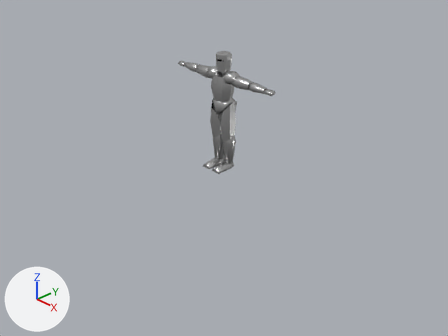
The Blender file assets/blends/knight.blend as it was, and as the next commit left it.
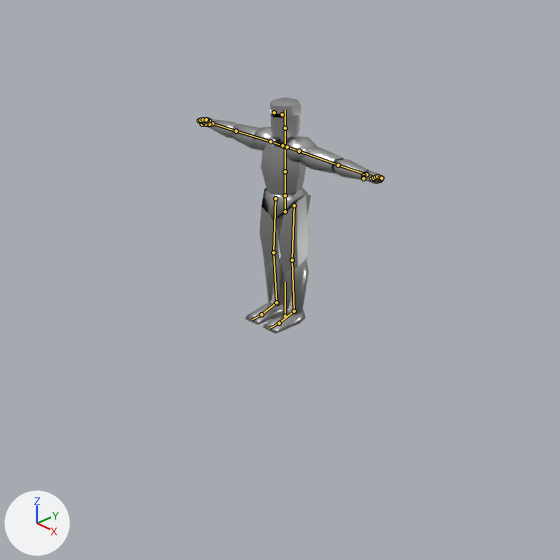
There are two pictures of each version: one from the file's camera 'Camera', one close up on the part from 17% to 82% of the width and 0% to 87% of the height. Every picture has the same lights, and +X, +Y and +Z are marked at lower left. The bones that bend it are drawn over the model as lines in the close-ups.
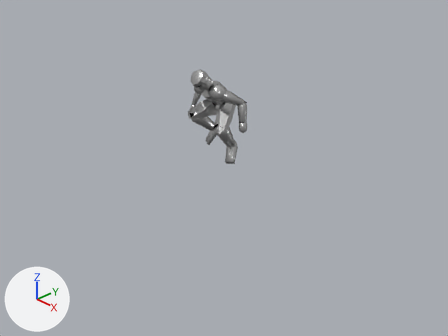
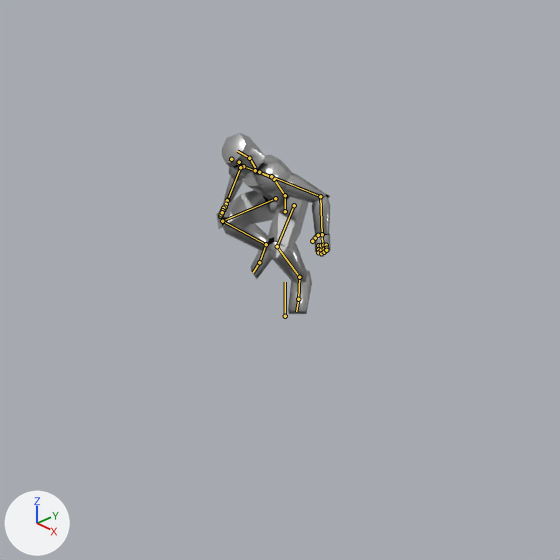
The newer file adds an action. The first version stands in its rest pose; the second is drawn at frame 1 of the action 'Falling-loop'.

Edits to the bpy script that builds the scene:
```text
Change bone_spine:
    where bone_spine = bpy.data.objects['Armature'].pose.bones['spine']  # child of 'hips'
    bone_spine.rotation_quaternion: (1.0, 0.0, 0.0, 0.0) -> (0.956, 0.0, 0.0, -0.293)  # degrees (0, 0, 0) -> degrees (0, 0, -34)
Change bone_chest:
    where bone_chest = bpy.data.objects['Armature'].pose.bones['chest']  # child of 'spine'
    bone_chest.rotation_quaternion: (1.0, 0.0, 0.0, 0.0) -> (0.976, 0.0, 0.0, -0.219)  # degrees (0, 0, 0) -> degrees (0, 0, -25)
Change bone_neck:
    where bone_neck = bpy.data.objects['Armature'].pose.bones['neck']  # child of 'chest'
    bone_neck.rotation_quaternion: (1.0, 0.0, 0.0, 0.0) -> (0.97, 0.0, 0.0, 0.245)  # degrees (0, 0, 0) -> degrees (0, 0, 28)
Change bone_head:
    where bone_head = bpy.data.objects['Armature'].pose.bones['head']  # child of 'neck'
    bone_head.rotation_quaternion: (1.0, 0.0, 0.0, 0.0) -> (0.977, 0.0, 0.0, -0.215)  # degrees (0, 0, 0) -> degrees (0, 0, -25)
Change bone_upper_arm_l:
    where bone_upper_arm_l = bpy.data.objects['Armature'].pose.bones['upper_arm.L']  # child of 'shoulder.L'
    bone_upper_arm_l.rotation_quaternion: (1.0, 0.0, 0.0, 0.0) -> (0.886, -0.463, 0.0, 0.0)  # degrees (0, 0, 0) -> degrees (-55, 0, 0)
Change bone_lower_arm_l:
    where bone_lower_arm_l = bpy.data.objects['Armature'].pose.bones['lower_arm.L']  # child of 'upper_arm.L'
    bone_lower_arm_l.rotation_quaternion: (1.0, 0.0, 0.0, 0.0) -> (0.841, 0.0, 0.0, -0.54)  # degrees (0, 0, 0) -> degrees (0, 0, -65)
Change bone_upper_arm_r:
    where bone_upper_arm_r = bpy.data.objects['Armature'].pose.bones['upper_arm.R']  # child of 'shoulder.R'
    bone_upper_arm_r.rotation_quaternion: (1.0, 0.0, 0.0, 0.0) -> (0.937, -0.35, 0.0, 0.0)  # degrees (0, 0, 0) -> degrees (-41, 0, 0)
Change bone_lower_arm_r:
    where bone_lower_arm_r = bpy.data.objects['Armature'].pose.bones['lower_arm.R']  # child of 'upper_arm.R'
    bone_lower_arm_r.rotation_quaternion: (1.0, 0.0, 0.0, 0.0) -> (0.78, 0.0, 0.0, 0.626)  # degrees (0, 0, 0) -> degrees (0, 0, 77)
Change bone_upper_leg_l:
    where bone_upper_leg_l = bpy.data.objects['Armature'].pose.bones['upper_leg.L']  # child of 'hips'
    bone_upper_leg_l.rotation_quaternion: (1.0, 0.0, 0.0, 0.0) -> (0.839, 0.193, -0.114, -0.496)  # degrees (0, 0, 0) -> degrees (26, 0, -61)
Change bone_lower_leg_l:
    where bone_lower_leg_l = bpy.data.objects['Armature'].pose.bones['lower_leg.L']  # child of 'upper_leg.L'
    bone_lower_leg_l.rotation_quaternion: (1.0, 0.0, 0.0, 0.0) -> (0.658, 0.0, 0.0, 0.753)  # degrees (0, 0, 0) -> degrees (0, 0, 98)
Change bone_foot_l:
    where bone_foot_l = bpy.data.objects['Armature'].pose.bones['foot.L']  # child of 'lower_leg.L'
    bone_foot_l.rotation_quaternion: (1.0, 0.0, 0.0, 0.0) -> (0.998, 0.0, 0.0, 0.07)  # degrees (0, 0, 0) -> degrees (0, 0, 8)
Change bone_upper_leg_r:
    where bone_upper_leg_r = bpy.data.objects['Armature'].pose.bones['upper_leg.R']  # child of 'hips'
    bone_upper_leg_r.rotation_quaternion: (1.0, 0.0, 0.0, 0.0) -> (0.816, 0.202, 0.13, 0.525)  # degrees (0, 0, 0) -> degrees (28, 0, 66)
Change bone_lower_leg_r:
    where bone_lower_leg_r = bpy.data.objects['Armature'].pose.bones['lower_leg.R']  # child of 'upper_leg.R'
    bone_lower_leg_r.rotation_quaternion: (1.0, 0.0, 0.0, 0.0) -> (0.514, 0.0, 0.0, -0.858)  # degrees (0, 0, 0) -> degrees (0, 0, -118)
Change bone_foot_r:
    where bone_foot_r = bpy.data.objects['Armature'].pose.bones['foot.R']  # child of 'lower_leg.R'
    bone_foot_r.rotation_quaternion: (1.0, 0.0, 0.0, 0.0) -> (0.999, 0.0, 0.0, -0.047)  # degrees (0, 0, 0) -> degrees (0, 0, -5)
```

Boxes (x1, y1, x2, y2) around the edits, measured in the close-ups (560 x 560 px):
'Cylinder.006', posed (79% wider, 20% shorter): before (260, 188, 311, 273); after (217, 190, 309, 258)
'Cylinder.009', posed: before (264, 258, 309, 315); after (219, 211, 308, 284)
'Cylinder.004', posed (38% wider): before (270, 97, 301, 138); after (222, 133, 265, 174)
'Cylinder', posed: before (261, 139, 306, 197); after (242, 155, 292, 203)
'Cube', posed: before (245, 301, 306, 334); after (251, 250, 312, 314)
'Sphere', posed: before (253, 127, 317, 162); after (229, 161, 290, 193)
'Cylinder.001', posed: before (231, 124, 344, 174); after (282, 173, 330, 203)
'Cylinder.002', posed: before (208, 120, 369, 180); after (224, 176, 330, 235)
'Cylinder.003', posed (40% narrower, 18% shorter): before (198, 117, 385, 184); after (219, 200, 331, 255)
'Cylinder.007', posed: before (265, 188, 308, 220); after (267, 200, 278, 213)
'Cylinder.005', posed: before (280, 135, 297, 141); after (253, 159, 265, 172)
'eyes', posed (not visible afterwards): before (272, 113, 284, 117)
bone 'spine', root to tip: before (285, 195) to (285, 171); after (285, 195) to (274, 179)
bone 'chest', root to tip: before (285, 171) to (285, 146); after (274, 179) to (257, 171)
bone 'neck', root to tip: before (285, 146) to (285, 128); after (257, 171) to (249, 158)
bone 'head', root to tip: before (285, 128) to (285, 109); after (249, 158) to (237, 151)
bone 'upper_arm.L', root to tip: before (299, 151) to (338, 165); after (271, 176) to (320, 196)
bone 'lower_arm.L', root to tip: before (338, 165) to (366, 174); after (320, 196) to (322, 234)
bone 'upper_arm.R', root to tip: before (270, 141) to (236, 131); after (243, 166) to (240, 167)
bone 'lower_arm.R', root to tip: before (236, 131) to (212, 123); after (240, 167) to (227, 200)
bone 'upper_leg.L', root to tip: before (294, 205) to (292, 260); after (294, 205) to (277, 246)
bone 'lower_leg.L', root to tip: before (292, 260) to (294, 311); after (277, 246) to (299, 277)
bone 'foot.L', root to tip: before (294, 311) to (279, 323); after (299, 277) to (298, 299)
bone 'upper_leg.R', root to tip: before (275, 198) to (273, 252); after (275, 198) to (222, 221)
bone 'lower_leg.R', root to tip: before (273, 252) to (276, 302); after (222, 221) to (266, 244)
bone 'foot.R', root to tip: before (276, 302) to (261, 314); after (266, 244) to (259, 262)
